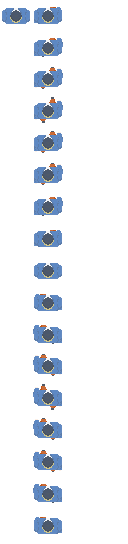
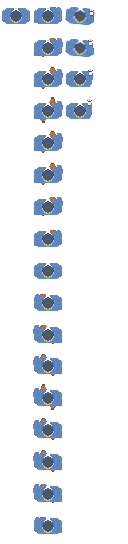
Layers edited between the first and the second w=128, h=544 image:
painted on "person" over [65, 5, 95, 119]
